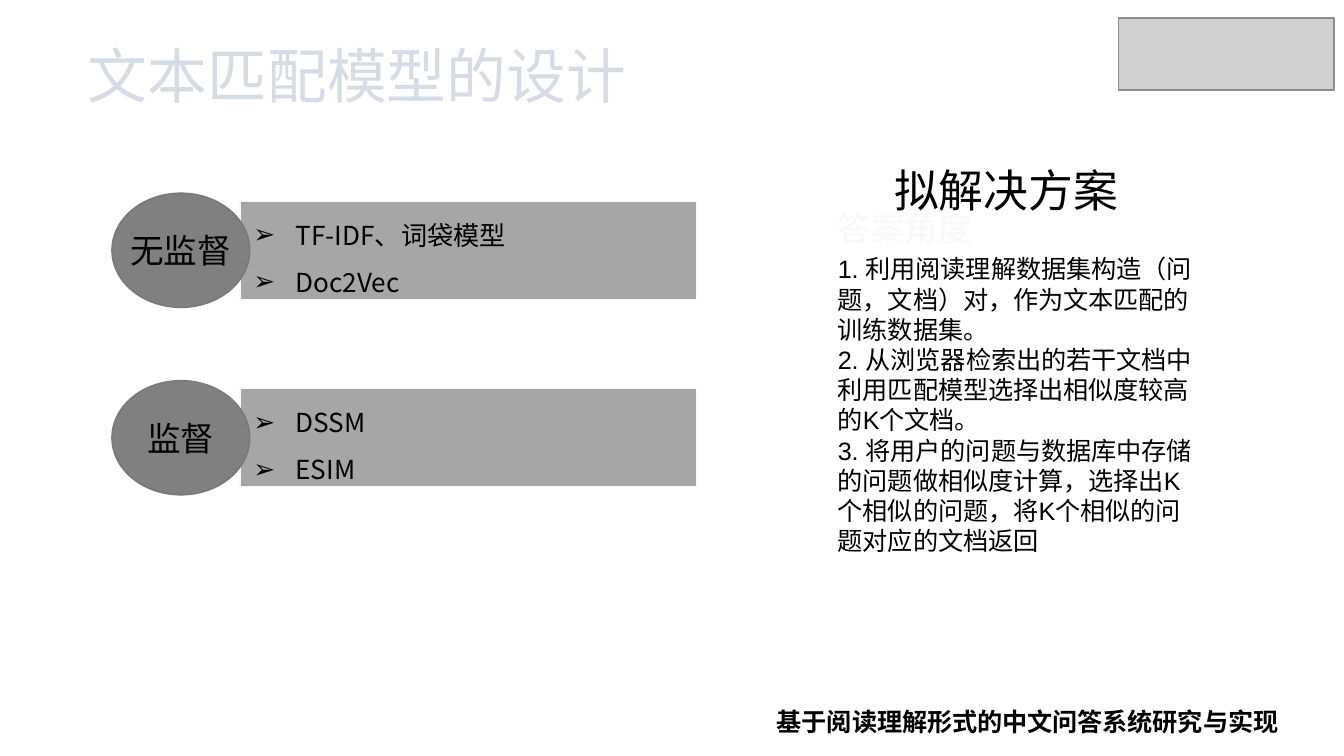
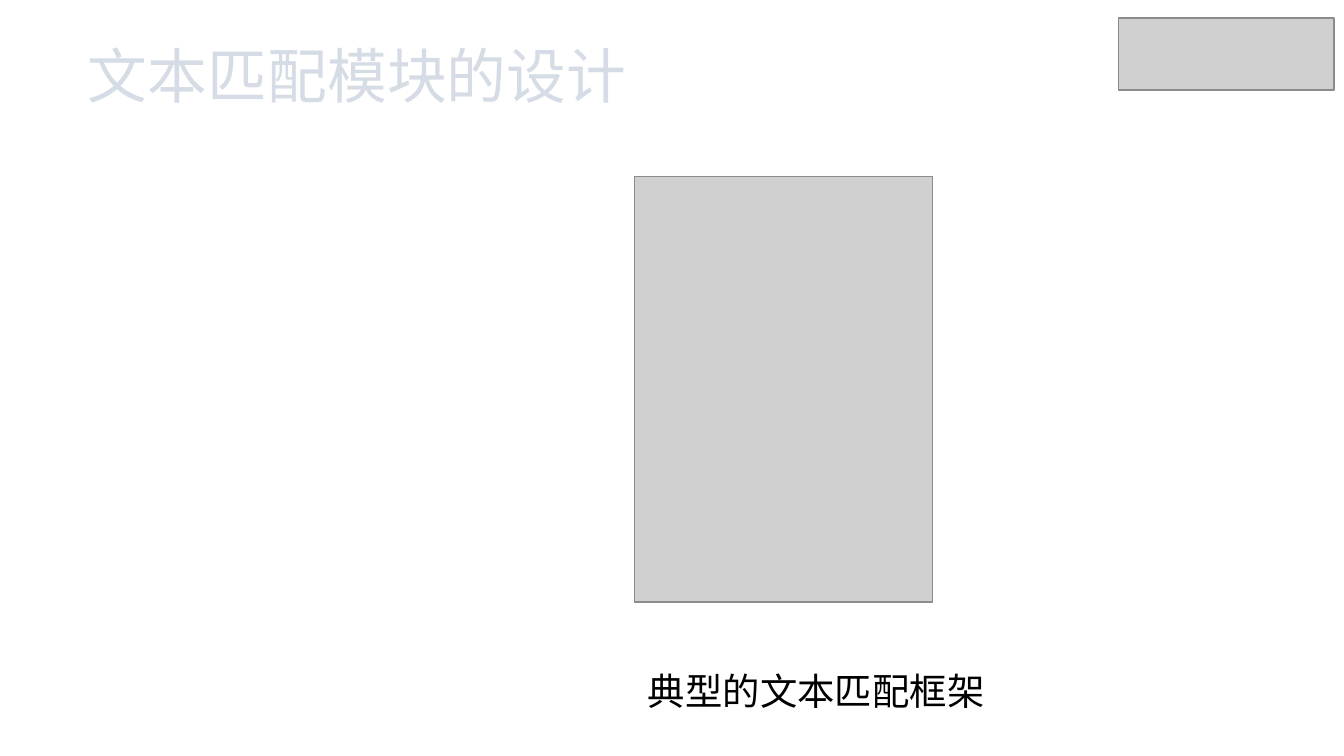
Before and after one commit to xhsun1997/ChineseMRC, a slide deck: slide 10 of 孙相会.pptx (slide 11 before the commit). Drawn at 1344x756 pixels with LibreOffice and Linux fonts; fonts in the diff are those of the drawing; grey boxes stand for pictures. Boxes give left, top, right and bottom in pixels: in the first picture for what was removed or moved away, otherwise in the second. Text is boxed around its words. In the diff, an @@ line names an element or a change of style, - is before the commit and + after.

```diff
--- a/孙相会.pptx
+++ b/孙相会.pptx
@@ text at (88,48,626,102): text changed @@
-文本匹配模型的设计
+文本匹配模块的设计
@@ picture added at (634,176,933,602) @@
@@ text removed at (894,169,1118,211) @@
-拟解决方案
@@ ellipse removed at (112,194,249,308) @@
@@ rectangle removed at (241,202,696,300) @@
-➢ TF-IDF、词袋模型
-➢ Doc2Vec
@@ text removed at (838,207,972,211) @@
-答案角度
@@ text removed at (130,235,231,266) @@
-无监督
@@ text removed at (838,256,1192,523) @@
-1. 利用阅读理解数据集构造（问题，文档）对，作为文本匹配的训练数据集。
-2. 从浏览器检索出的若干文档中利用匹配模型选择出相似度较高的K个文档。
-3. 将用户的问题与数据库中存储的问题做相似度计算，选择出K个相似的问题，将K个相似的问题对应的文档返回
@@ ellipse removed at (112,380,249,495) @@
@@ rectangle removed at (241,388,696,487) @@
-➢ DSSM
-➢ ESIM
@@ text removed at (147,423,214,454) @@
-监督
@@ text added at (648,673,985,708), 20 pt, text #000000 @@
+典型的文本匹配框架
@@ text removed at (777,709,1278,734) @@
-基于阅读理解形式的中文问答系统研究与实现
```
Also in this commit, not shown: 9 other slides changed, 2 slides added, 3 slides removed, 5 other files.
